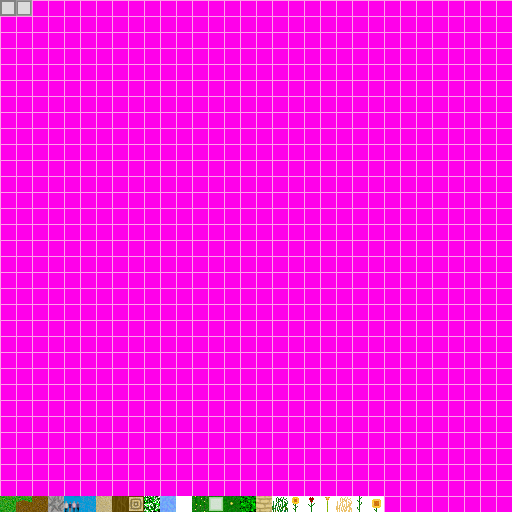
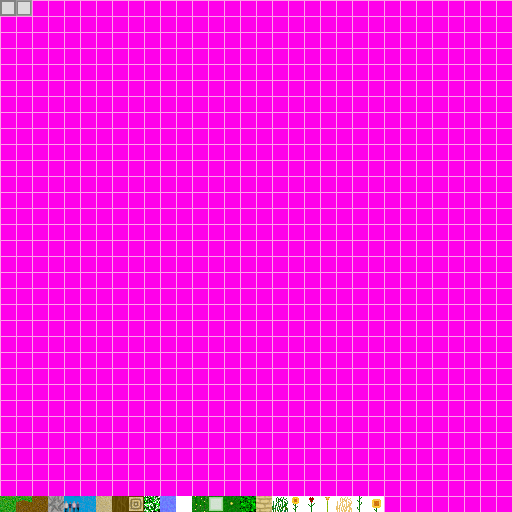
Layered file, before and after one edit (512 × 512). Changes by layer:
painted on "Pasted Layer" over box(160, 496, 176, 512)
